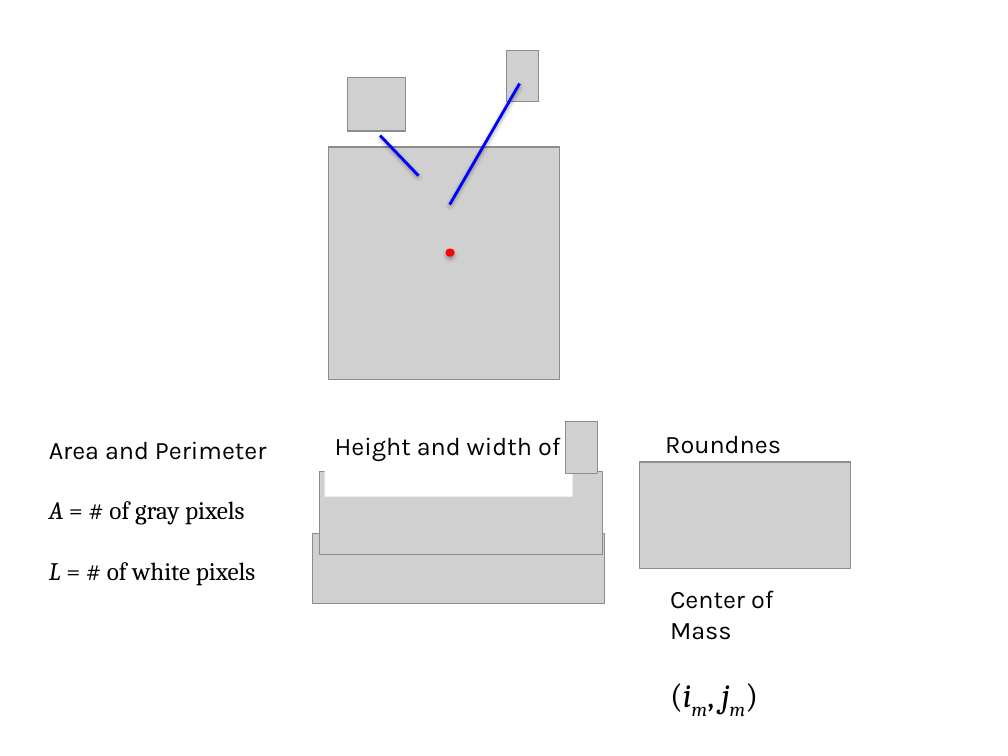
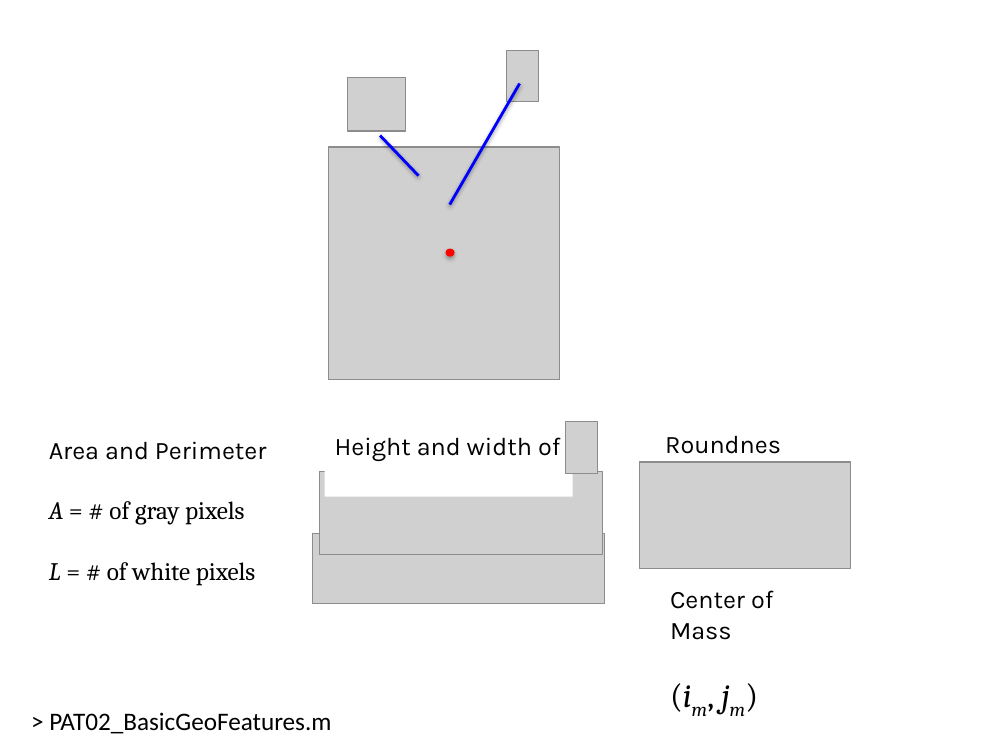
Before and after one commit to domingomery/patrones, a slide deck: slide 4 of clases/Cap02_Extraccion_de_Caracteristicas/presentations/PAT02_GeometricFeatures.pptx. Drawn at 1008x756 pixels with LibreOffice and Linux fonts; fonts in the diff are those of the drawing; grey boxes stand for pictures. Boxes give left, top, right and bottom in pixels: in the first picture for what was removed or moved away, otherwise in the second. Text is boxed around its words. In the diff, an @@ line names an element or a change of style, - is before the commit and + after.

Commit message:
update ppt

```diff
--- a/clases/Cap02_Extraccion_de_Caracteristicas/presentations/PAT02_GeometricFeatures.pptx
+++ b/clases/Cap02_Extraccion_de_Caracteristicas/presentations/PAT02_GeometricFeatures.pptx
@@ text added at [49, 712, 331, 734], 18 pt, text #000000 @@
+> PAT02_BasicGeoFeatures.m
```
Also in this commit, not shown: 2 other slides changed, 7 other files.
